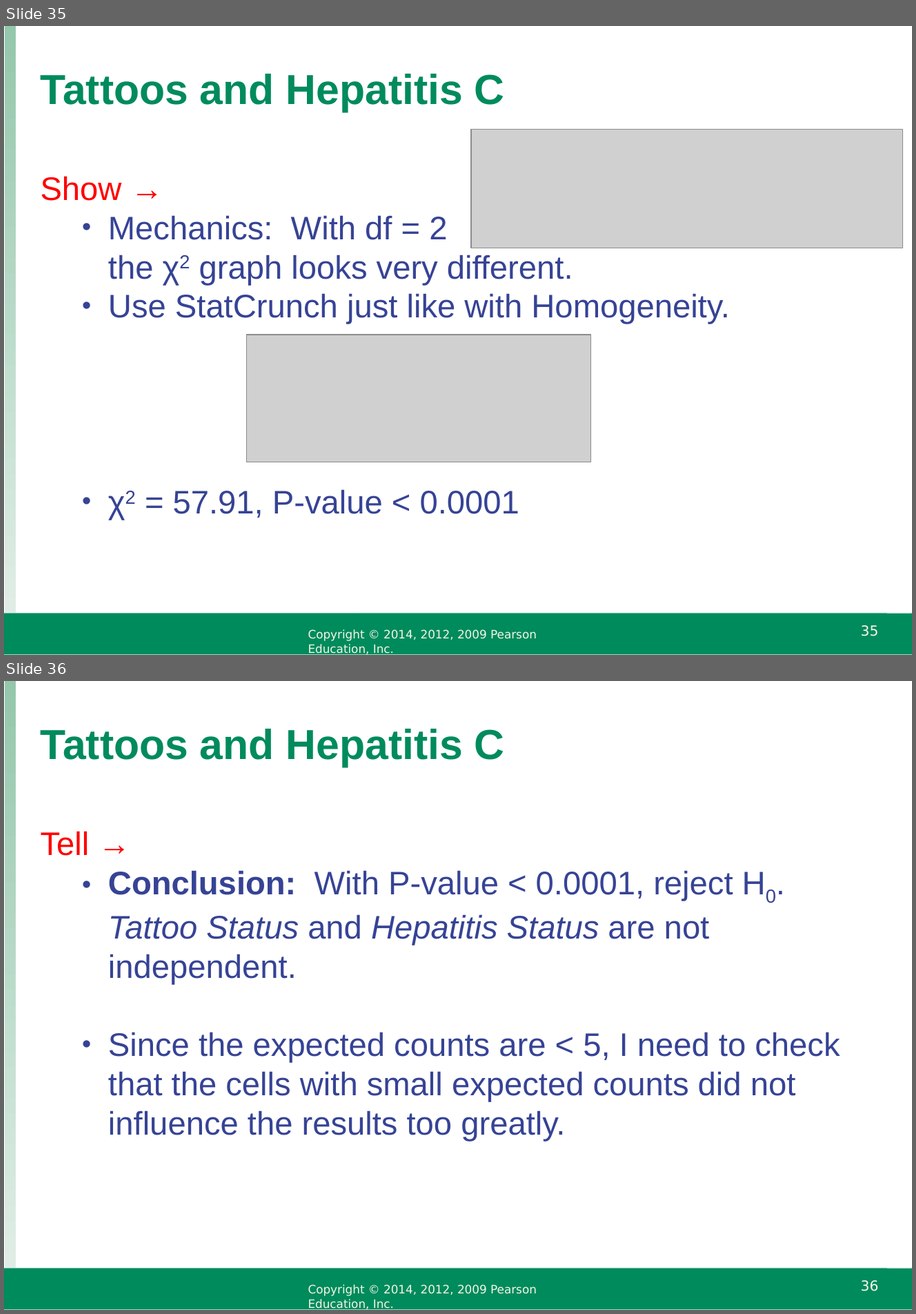
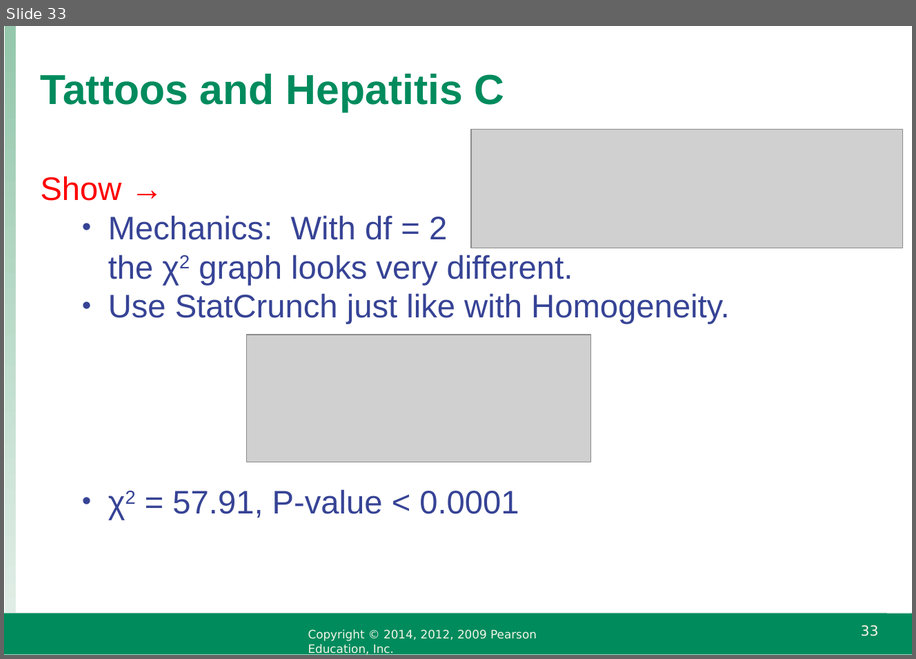
Before and after one commit to raffled/STAT111, a slide deck: week6/IS4_ppt_chapter22.ppt. Shown one above the other, each under a label of ours: slides 35 and 36 before the commit, slide 33 after it. The pictures are 916x1314 and 916x659 pixels, drawn with LibreOffice and Linux fonts; fonts in the diff are those of the drawing; grey boxes stand for pictures; background and template pictures are left out. Boxes give left, top, right and bottom in pixels: in the first picture for what was removed or moved away, otherwise in the second. Text is boxed around its words. In the diff, an @@ line names an element or a change of style, - is before the commit and + after.

```diff
--- a/week6/IS4_ppt_chapter22.ppt
+++ b/week6/IS4_ppt_chapter22.ppt
@@ slide 36 removed at [4,681,912,1310], background #FFFFFF; not listed: 5 template elements that a slide beside it also shows @@
@@ text removed at [41,729,505,767] @@
-Tattoos and Hepatitis C
@@ text removed at [41,831,840,1141] @@
-Tell →
-  • Conclusion: With P-value < 0.0001, reject H0. Tattoo Status and Hepatitis Status are not independent.
-  • Since the expected counts are < 5, I need to check that the cells with small expected counts did not influence the results too greatly.
@@ what was slide 35 is now slide 33 @@
@@ page number at [861,625,879,636]: text changed @@
-35
+33
```
Also in this commit, not shown: 10 slides changed, 6 other slides removed, 6 other files.
